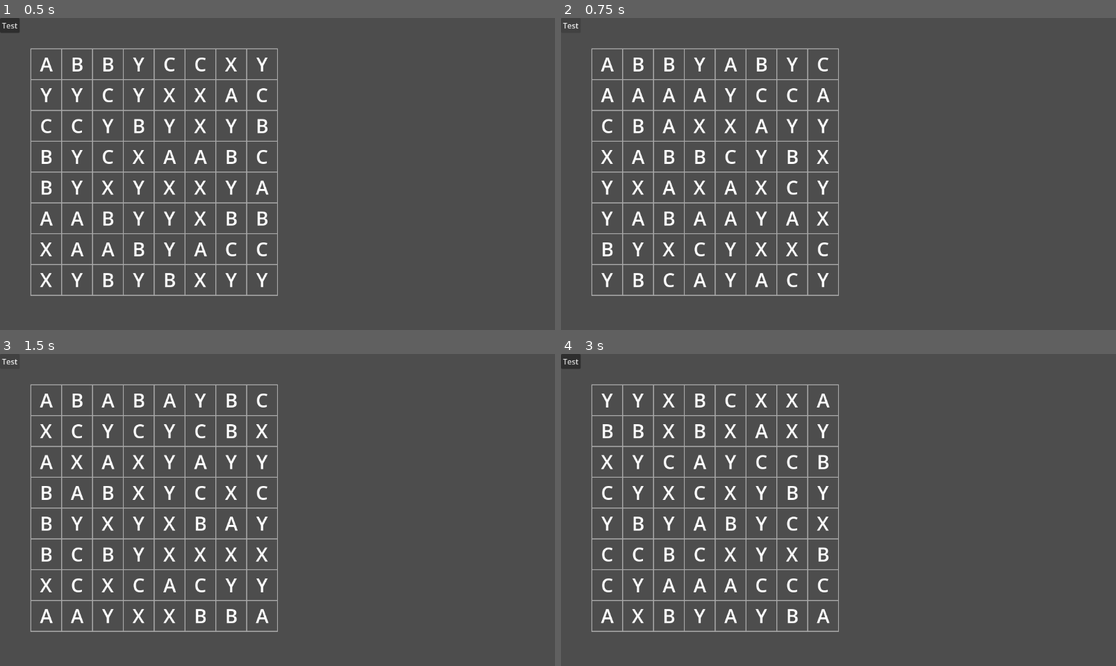
Above: before the commit, frames 1-4 (two rows, left to right).
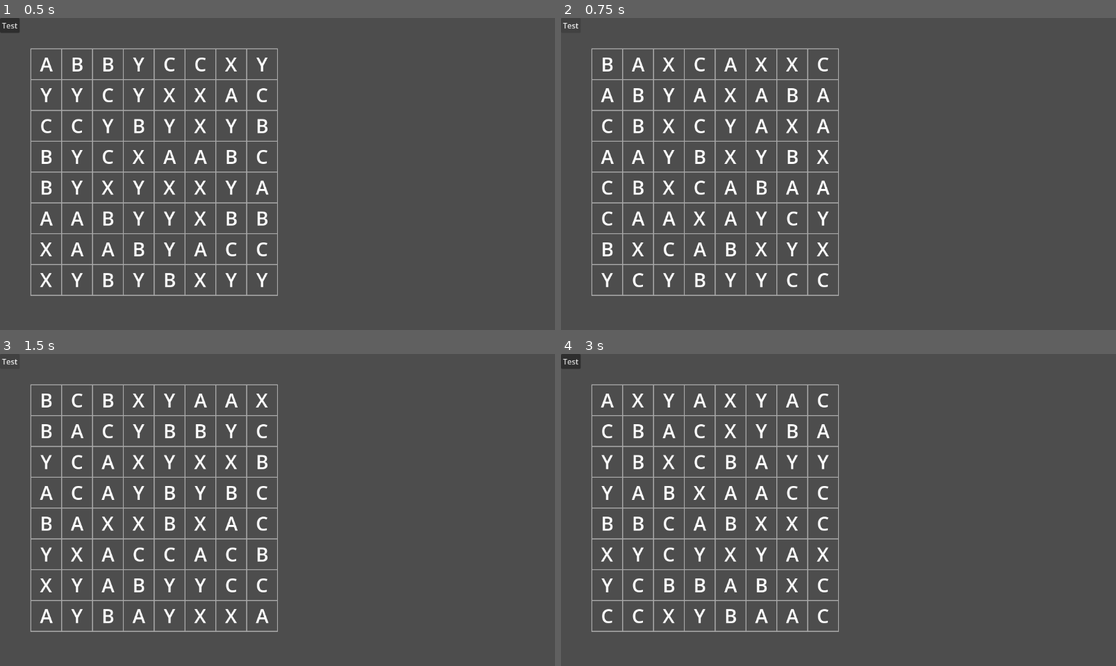
Above: after the commit, the same moments.

Repository: fehudma/godot_projects
Game: Godot game, scene res://Scenes/game.tscn
Two runs of this game, one before a commit and one after it. Both use one fixed random seed, a clock stepped at 60 frames per second and the inputs below.
Inputs (mouse positions are in pixels of both pictures, inside the frame that each line leads up to):
- Up to frame 1 (0.5 s): no input
- Up to frame 2 (0.75 s): click "Test" at 0.5 s
- Up to frame 3 (1.5 s): click "Test" at 1.25 s
- Up to frame 4 (3 s): click "Test" at 2 s; tap Enter at 2.75 s; move the mouse to (960, 494) at 2.77 s; click (960, 494) at 2.92 s

Frame 1 is identical in both runs. In frame 2, 2.4% of the frame differs, in the area x 7-49%, y 12-87%; in frame 3, 3.2%; in frame 4, 3.2%.

Commit message:
Use reshuffle automatically on dead boards

Diff:
--- a/Scenes/board.gd
+++ b/Scenes/board.gd
@@ -422,10 +422,18 @@
 #
 #do a simple reshuffle (if dead board, for example)
 func reshuffle_board() -> void:
-	for column: int in range(COLUMNS):
-		for row: int in range(ROWS):
-			var piece: Piece = grid[column][row]
-			piece.set_letter(get_random_letter())
+	var board_is_valid: bool = false
+
+	while not board_is_valid:
+		for column: int in range(COLUMNS):
+			for row: int in range(ROWS):
+				var piece: Piece = grid[column][row]
+				piece.set_letter(get_random_letter())
+
+		var has_matches: bool = not get_all_matches().is_empty()
+		var has_move: bool = has_possible_move()
+
+		board_is_valid = not has_matches and has_move
 #==========================OTHER FUNCTIONS
 #“Where should the center of cell (column, row) be?”
 func _draw() -> void:
@@ -521,7 +529,8 @@
 							resolve_cascades()
 
 							if not has_possible_move():
-								print("Dead board detected")
+								print("Dead board detected. Re-shuffling...")
+								reshuffle_board()
 
 							input_locked = false
 
